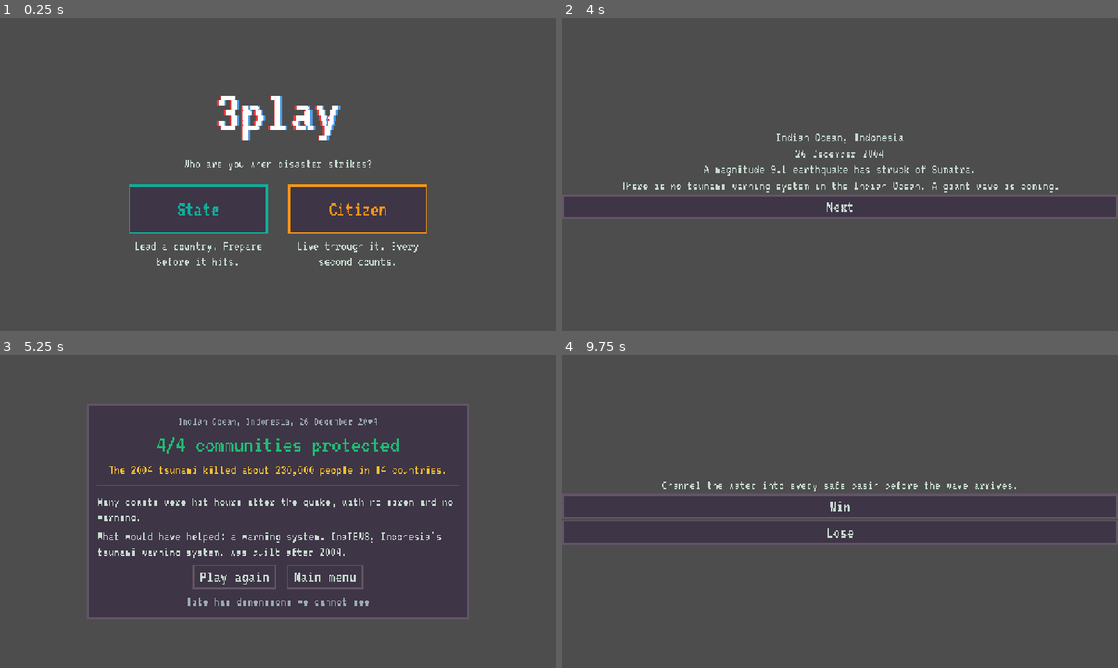
Above: before the commit, frames 1-4 (two rows, left to right).
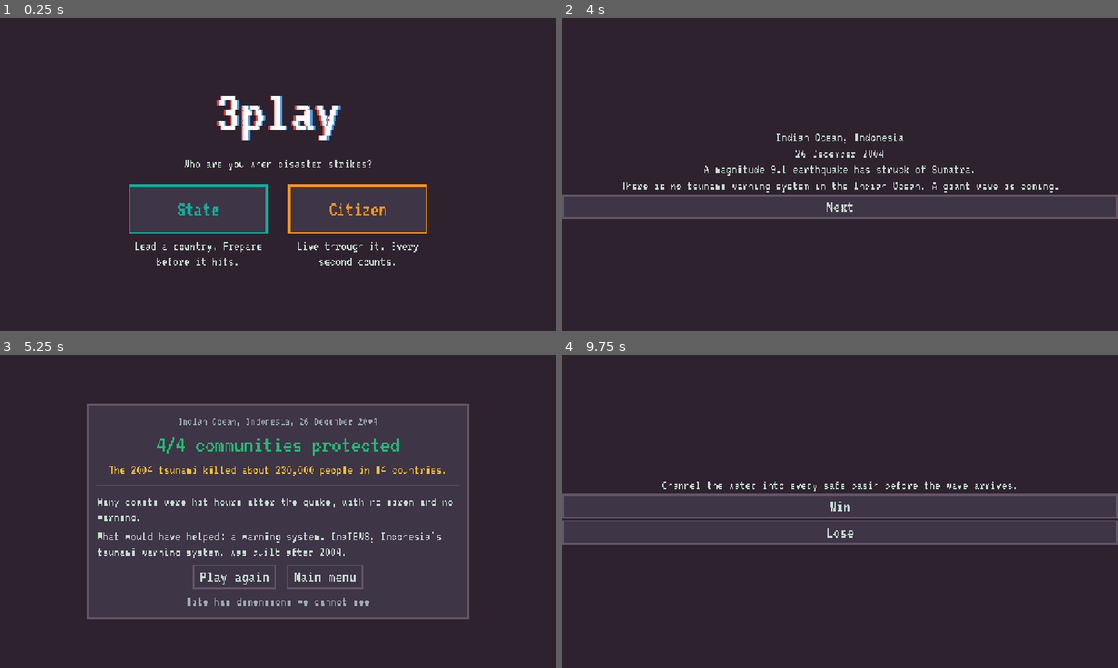
Above: after the commit, the same moments.

Repository: memoksin/3play
Game: Godot game, scene res://scenes/main.tscn
Two runs of this game, one before a commit and one after it. Both use one fixed random seed, a clock stepped at 60 frames per second and the inputs below.
Inputs (mouse positions are in pixels of both pictures, inside the frame that each line leads up to):
- Up to frame 1 (0.25 s): no input
- Up to frame 2 (4 s): click "State" at 0.5 s; tap Enter at 1.25 s; move the mouse to (962, 158) at 1.27 s; click (962, 158) at 1.42 s; tap Space at 1.52 s; drag from (728, 190) to (812, 237) at 2.02 s; move the mouse to (895, 105) at 2.77 s; click (895, 105) at 2.92 s; drag from (812, 237) to (673, 127) at 3.52 s
- Up to frame 3 (5.25 s): click "Next" at 4.25 s; click "Win" at 5 s
- Up to frame 4 (9.75 s): click "Play again" at 5.75 s; move the mouse to (1006, 558) at 6.52 s; click (1006, 558) at 6.67 s; tap Space at 6.77 s; drag from (673, 464) to (756, 433) at 7.27 s; move the mouse to (867, 511) at 8.02 s; click (867, 511) at 8.17 s; drag from (756, 433) to (728, 527) at 8.77 s; click "Next" at 9.5 s

The runs differ from the first frame. In frame 1, 90% of the frame differs, in the area x 0-100%, y 0-100%; in frame 2, 91%; in frame 3, 53%; in frame 4, 84%.

Commit message:
fix(ui): set default clear color to palette BG
Role select and result card showed Godot's default gray (#4d4d4d) instead of #2e222f. Mockups and the #14 checks set the clear color by hand, so this slipped through.

Diff:
--- a/project.godot
+++ b/project.godot
@@ -16,6 +16,7 @@
 
 textures/canvas_textures/default_texture_filter=0
 textures/vram_compression/import_etc2_astc=true
+environment/defaults/default_clear_color=Color(0.18039216, 0.13333334, 0.18431373, 1)
 
 renderer/rendering_method="gl_compatibility"
 renderer/rendering_method.mobile="gl_compatibility"
